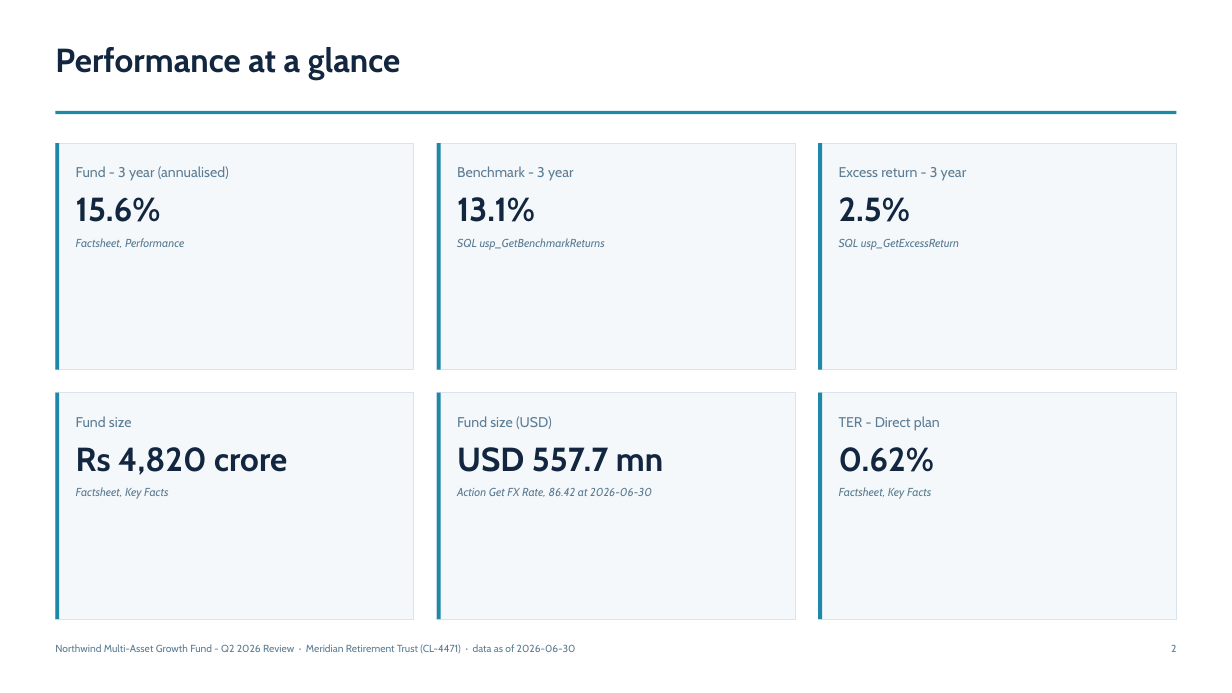
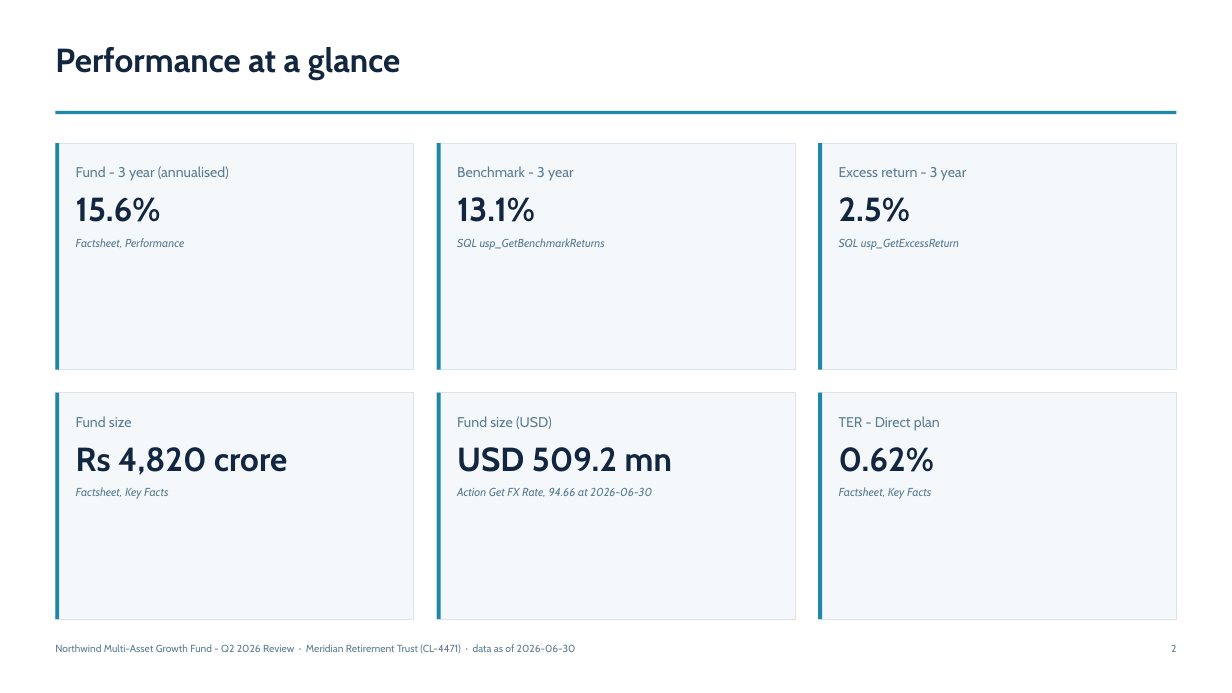
Before and after one commit to ghewaredevopsai/ms-cps-agents-ic, a slide deck: slide 2 of demo-assets/investment-report-sample.pptx. Drawn at 1232x693 pixels with LibreOffice and Linux fonts; fonts in the diff are those of the drawing. Boxes give left, top, right and bottom in pixels: in the first picture for what was removed or moved away, otherwise in the second. Text is boxed around its words. In the diff, an @@ line names an element or a change of style, - is before the commit and + after.

```diff
--- a/demo-assets/investment-report-sample.pptx
+++ b/demo-assets/investment-report-sample.pptx
@@ text at (457, 447, 672, 497): text changed @@
-USD 557.7 mn
-Action Get FX Rate, 86.42 at 2026-06-30
+USD 509.2 mn
+Action Get FX Rate, 94.66 at 2026-06-30
```
Also in this commit, not shown: 6 other files.
